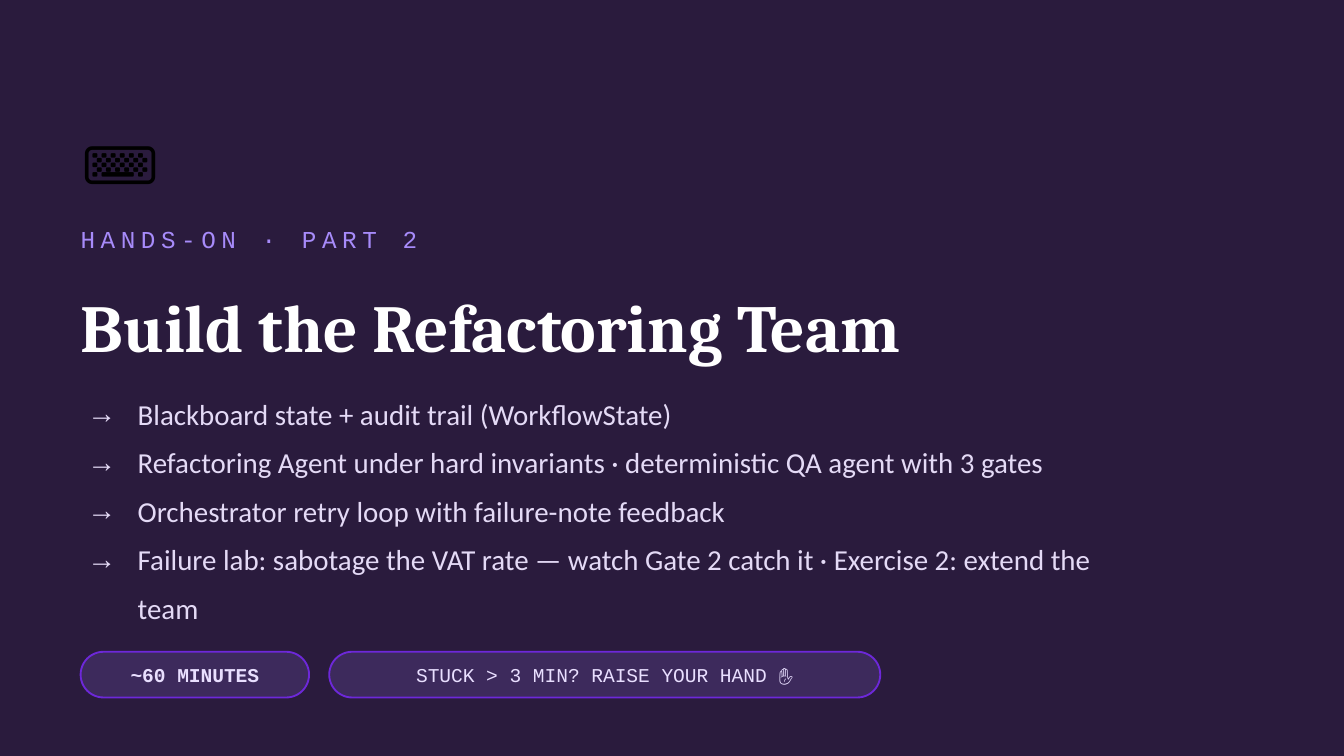
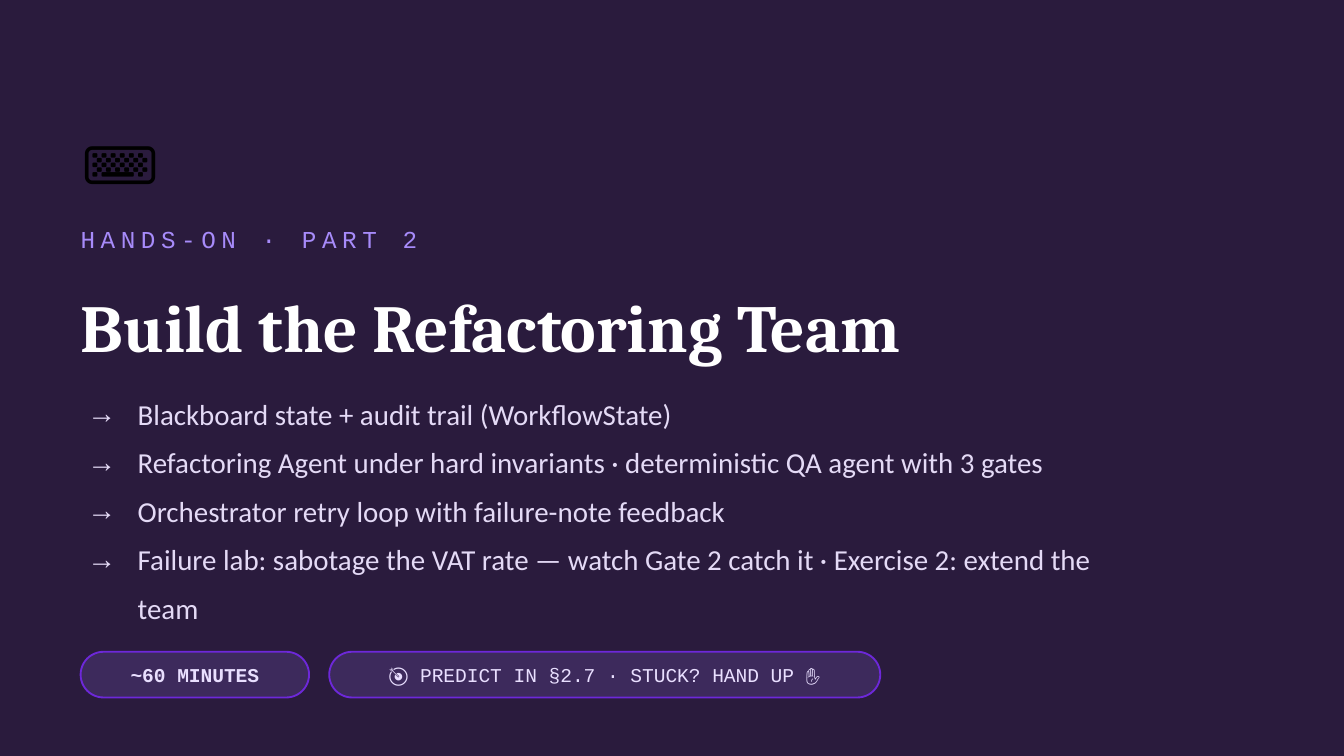
Before and after one commit to KarthikShivasankar/LLMA4SE-Workshop4, a slide deck: slide 15 of LLMA4SE_Workshop4_Slides.pptx (slide 14 before the commit). Drawn at 1344x756 pixels with LibreOffice and Linux fonts; fonts in the diff are those of the drawing. Boxes give left, top, right and bottom in pixels: in the first picture for what was removed or moved away, otherwise in the second. Text is boxed around its words. In the diff, an @@ line names an element or a change of style, - is before the commit and + after.

```diff
--- a/LLMA4SE_Workshop4_Slides.pptx
+++ b/LLMA4SE_Workshop4_Slides.pptx
@@ text at (x1=420, y1=668, x2=794, y2=684): text changed @@
-STUCK > 3 MIN? RAISE YOUR HAND ✋
+🎯 PREDICT IN §2.7 · STUCK? HAND UP ✋
```
Also in this commit, not shown: 11 other slides changed, 1 slide added, 25 other files.
